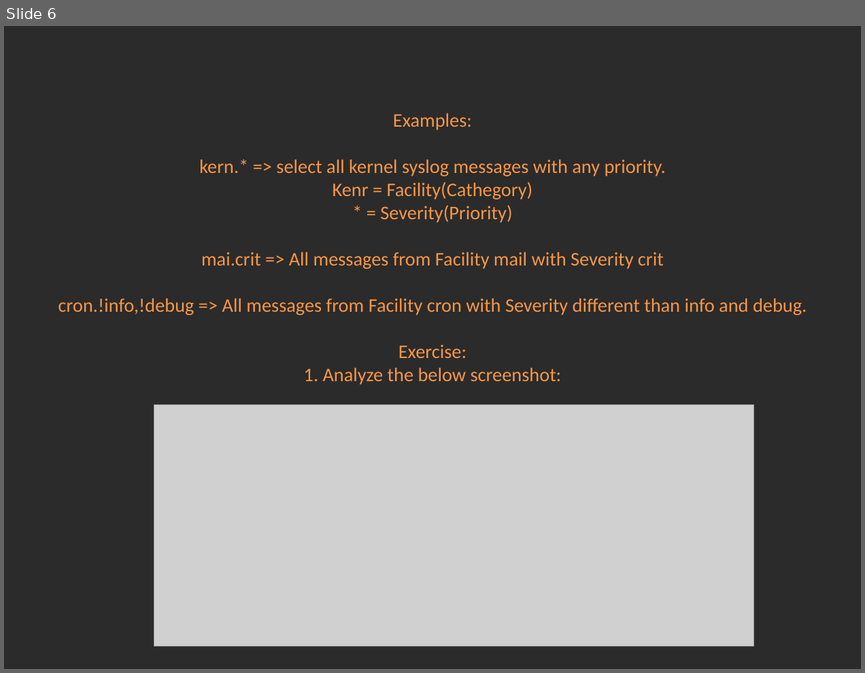
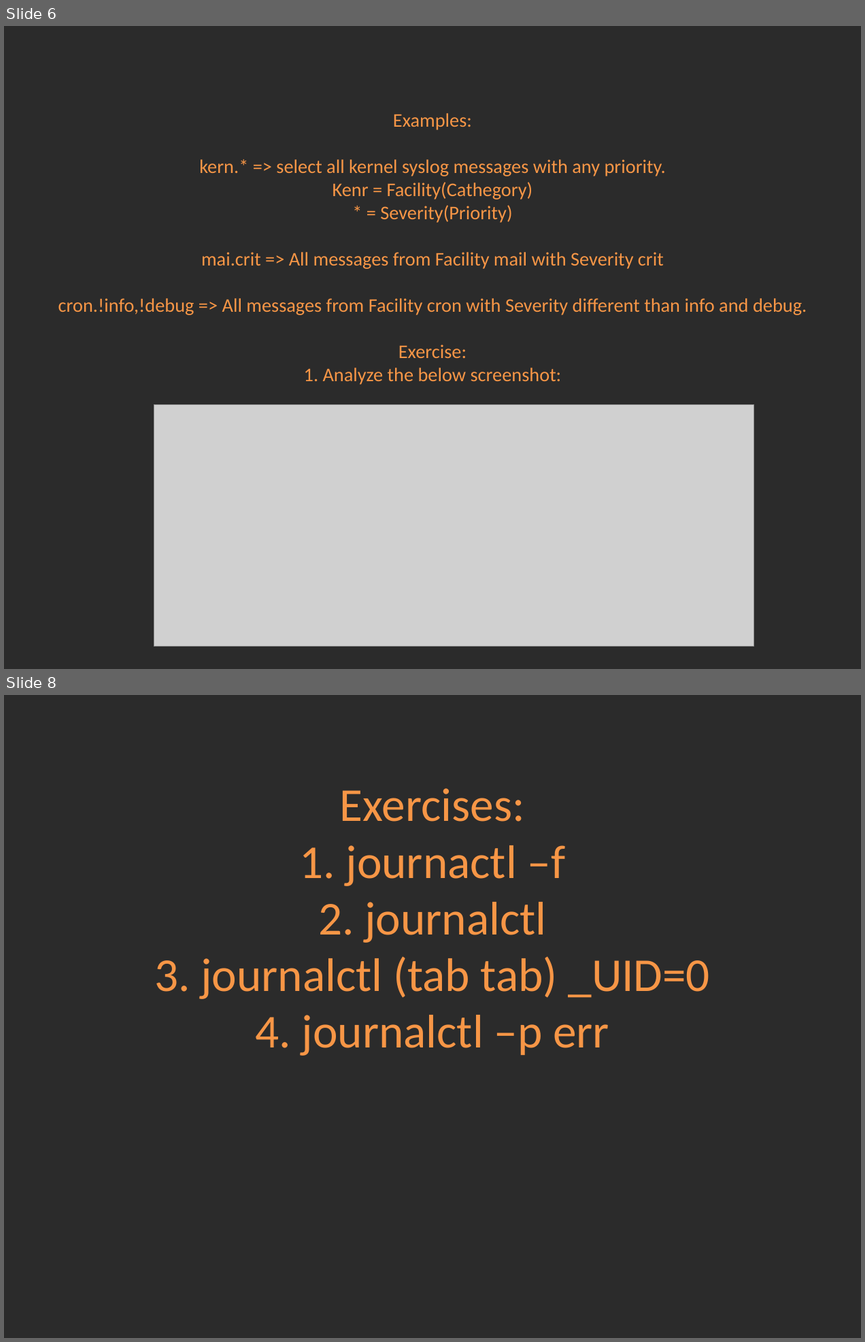
Before and after one commit to Academy-Soft-Intellect/Linux-Course, a slide deck: 11.Logging/11-Logging.pptx. Shown one above the other, each under a label of ours: slide 6 before the commit, slides 6 and 8 after it; the slides between them are not shown. The pictures are 865x673 and 865x1342 pixels, drawn with LibreOffice and Linux fonts; fonts in the diff are those of the drawing; grey boxes stand for pictures; background and template pictures are left out; a plain dark background stands for a picture behind light text. Boxes give left, top, right and bottom in pixels: in the first picture for what was removed or moved away, otherwise in the second. Text is boxed around its words. In the diff, an @@ line names an element or a change of style, - is before the commit and + after.

```diff
--- a/11.Logging/11-Logging.pptx
+++ b/11.Logging/11-Logging.pptx
@@ slide 8 added at [4,695,861,1338], background picture (left out) @@
@@ title added at [154,788,710,1055], 39.6 pt, text #F79646 @@
+Exercises:
+1. journactl –f
+2. journalctl
+3. journalctl (tab tab) _UID=0
+4. journalctl –p err
```
Also in this commit, not shown: 1 other slide added, 1 other file.
